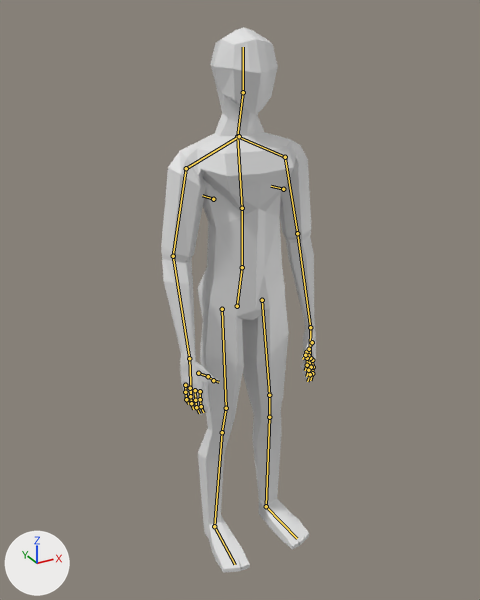
Before and after pictures for a commit that changed the Blender file Art/rigging-model-3.6.blend.
Camera for both pictures: a 50 mm lens placed at (-14.0, -25.1, 1.3), pointed at (-0.2, 0.0, -11.3). Lighting does not change. The marker at lower left points along +X, +Y and +Z. The bones that bend it are drawn over the model as lines.
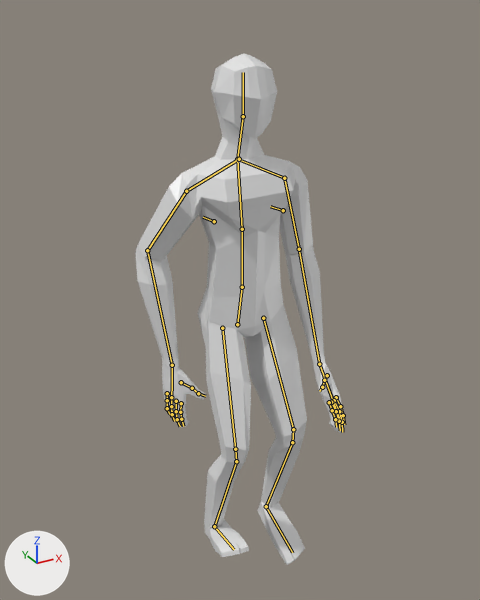
The newer file adds an action. The first version stands in its rest pose; the second is drawn at frame 1 of the action 'Walk'.

Edits to the bpy script that builds the scene:
```text
Change bone_hip:
    where bone_hip = bpy.data.objects['Armature'].pose.bones['hip']  # child of 'root'
    bone_hip.location: (0.0, 0.0, 0.0) -> (0.0, -0.91, 0.21)
Change bone_forearm_l:
    where bone_forearm_l = bpy.data.objects['Armature'].pose.bones['forearm.L']  # child of 'arm.L'
    bone_forearm_l.scale: (0.81, 0.81, 0.81) -> (1.0, 1.0, 1.0)
Change bone_forearm_r:
    where bone_forearm_r = bpy.data.objects['Armature'].pose.bones['forearm.R']  # child of 'arm.R'
    bone_forearm_r.scale: (0.81, 0.81, 0.81) -> (1.0, 1.0, 1.0)
Change bone_handik_l:
    where bone_handik_l = bpy.data.objects['Armature'].pose.bones['handIK.L']  # child of 'root'
    bone_handik_l.location: (8.05, -8.06, 2.24) -> (9.42, -8.06, 3.36)
    bone_handik_l.rotation_quaternion: (0.716, 0.142, 0.083, -0.678) -> (0.696, 0.353, -0.193, -0.595)  # degrees (5, 18, -86) -> degrees (47, 9, -77)
Change bone_footik_l:
    where bone_footik_l = bpy.data.objects['Armature'].pose.bones['footIK.L']  # child of 'root'
    bone_footik_l.rotation_quaternion: (1.0, 0.0, 0.0, 0.0) -> (0.972, 0.229, 0.046, 0.012)  # degrees (0, 0, 0) -> degrees (27, 5, 3)
Change bone_handik_r:
    where bone_handik_r = bpy.data.objects['Armature'].pose.bones['handIK.R']  # child of 'root'
    bone_handik_r.location: (-8.05, -8.06, 2.24) -> (-9.61, -8.19, 0.03)
    bone_handik_r.rotation_quaternion: (0.716, 0.142, -0.083, 0.678) -> (0.728, 0.079, -0.068, 0.677)  # degrees (5, -18, 86) -> degrees (1, -12, 86)
Change bone_footik_r:
    where bone_footik_r = bpy.data.objects['Armature'].pose.bones['footIK.R']  # child of 'root'
    bone_footik_r.rotation_quaternion: (1.0, 0.0, 0.0, 0.0) -> (0.987, -0.158, 0.014, 0.005)  # degrees (0, 0, 0) -> degrees (-18, 2, 0)
```

Changed parts and their boxes [x1, y1, x2, y2] in the pictures (480 x 600 px):
'Cube', posed (35% wider, 6% shorter)
    before: [161, 27, 316, 573]
    after: [135, 53, 345, 565]
bone 'hip', root to tip
    before: (237, 306) to (242, 267)
    after: (237, 324) to (242, 287)
bone 'forearm.L', root to tip
    before: (297, 233) to (310, 327)
    after: (299, 249) to (319, 364)
bone 'forearm.R', root to tip
    before: (173, 256) to (189, 358)
    after: (147, 250) to (172, 365)
